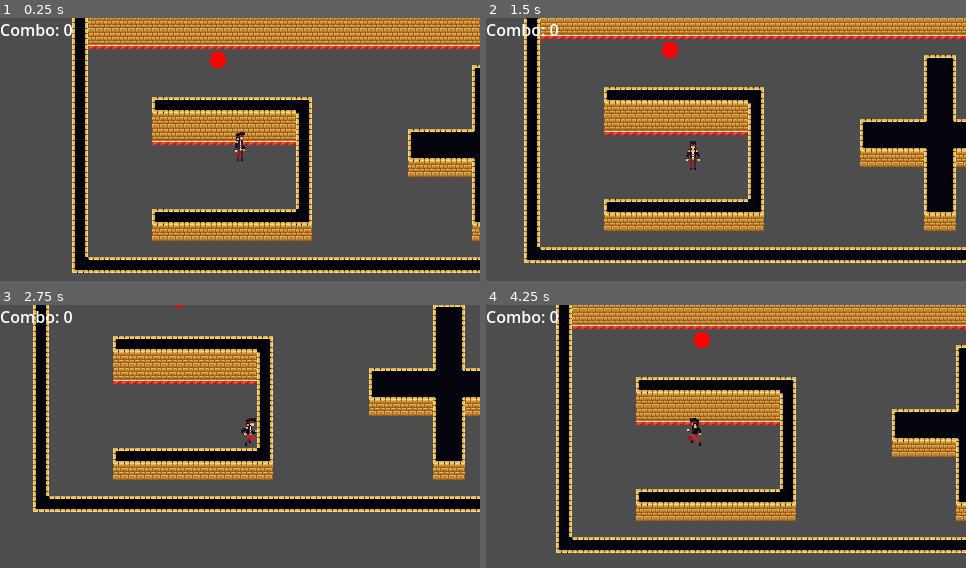
Above: before the commit, frames 1-4 (two rows, left to right).
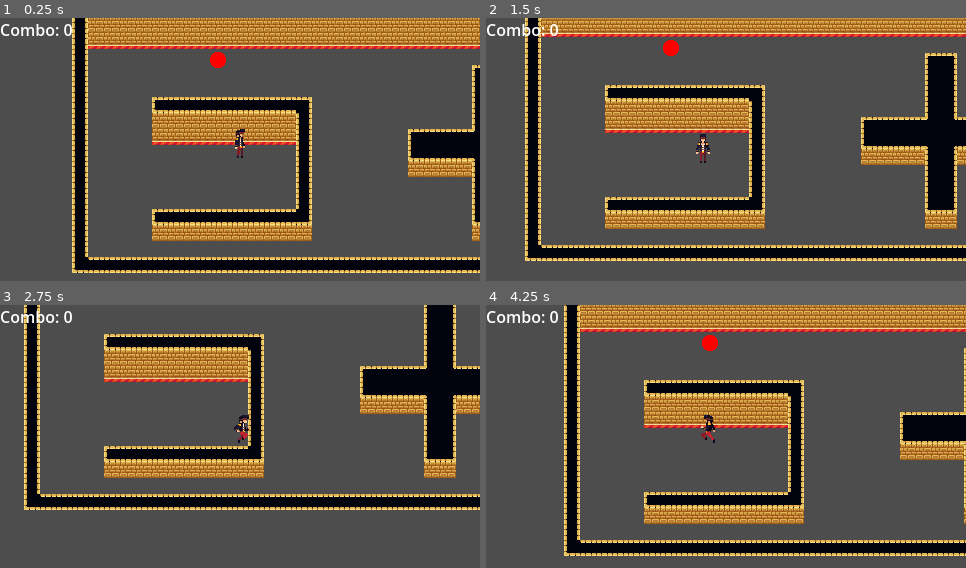
Above: after the commit, the same moments.

Repository: Kapcpa/gmtk-gamejam-2026
Game: Godot game, scene res://scenes/level0.tscn
The game is run twice, just before and just after one commit, with the same random seed, the same clock (stepped at 60 frames per second) and the same inputs.
Inputs (mouse positions are in pixels of both pictures, inside the frame that each line leads up to):
- Up to frame 1 (0.25 s): no input
- Up to frame 2 (1.5 s): tap Enter at 0.5 s; move the mouse to (831, 138) at 0.52 s; hold D (right) 0.53-1.28 s; click (831, 138) at 0.6 s; move the mouse to (630, 165) at 1.27 s; hold S (down) from 1.28 s (still down); tap Space (dash) at 1.35 s
- Up to frame 3 (2.75 s): move the mouse to (288, 381) at 2.02 s; release S (down) at 2.03 s; hold D (right) from 2.03 s (still down); right-click (288, 381) at 2.1 s
- Up to frame 4 (4.25 s): move the mouse to (702, 494) at 2.77 s; release D (right) at 2.78 s; hold W (up) 2.78-3.53 s; click (702, 494) at 2.85 s; move the mouse to (870, 481) at 3.52 s; hold A (left) from 3.53 s (still down); tap Space (dash) at 3.6 s

The runs differ from the first frame. In frame 1, 0.1% of the frame differs, in the area x 48-52%, y 42-55%; in frame 2, 21%; in frame 3, 21%; in frame 4, 25%, in the area x 14-100%, y 0-96%.

Commit message:
physics improvements

Diff:
--- a/project.godot
+++ b/project.godot
@@ -78,6 +78,7 @@
 [physics]
 
 3d/physics_engine="Jolt Physics"
+common/physics_interpolation=true
 
 [rendering]
 
--- a/scenes/enemy.tscn
+++ b/scenes/enemy.tscn
@@ -4,7 +4,7 @@
 [ext_resource type="Script" uid="uid://comxecvd7knf8" path="res://scripts/enemy.gd" id="1_md0e3"]
 
 [sub_resource type="CircleShape2D" id="CircleShape2D_87140"]
-radius = 8.062258
+radius = 6.0827627
 
 [sub_resource type="CircleShape2D" id="CircleShape2D_oamls"]
 radius = 8.0
--- a/scenes/level0.tscn
+++ b/scenes/level0.tscn
@@ -68,6 +68,7 @@
 [node name="player" parent="." unique_id=121862516 instance=ExtResource("1_o5qli")]
 unique_name_in_owner = true
 position = Vector2(-8, -8)
+wall_min_slide_angle = 0.7679449
 
 [node name="Camera2D" type="Camera2D" parent="player" unique_id=2117657023]
 position_smoothing_enabled = true
--- a/scenes/player.tscn
+++ b/scenes/player.tscn
@@ -5,7 +5,7 @@
 [ext_resource type="Texture2D" uid="uid://f8fp2heu52s5" path="res://sprites/pelvis_resley walk.png" id="3_qhqgy"]
 
 [sub_resource type="CircleShape2D" id="CircleShape2D_87140"]
-radius = 8.0
+radius = 6.0
 
 [sub_resource type="AtlasTexture" id="AtlasTexture_qhqgy"]
 atlas = ExtResource("2_g2els")
@@ -142,7 +142,7 @@
 
 [node name="AnimatedSprite2D" type="AnimatedSprite2D" parent="." unique_id=176100917]
 z_index = 1
-position = Vector2(0, -10)
+position = Vector2(0, -13)
 sprite_frames = SubResource("SpriteFrames_ib0mu")
 animation = &"side"
 
